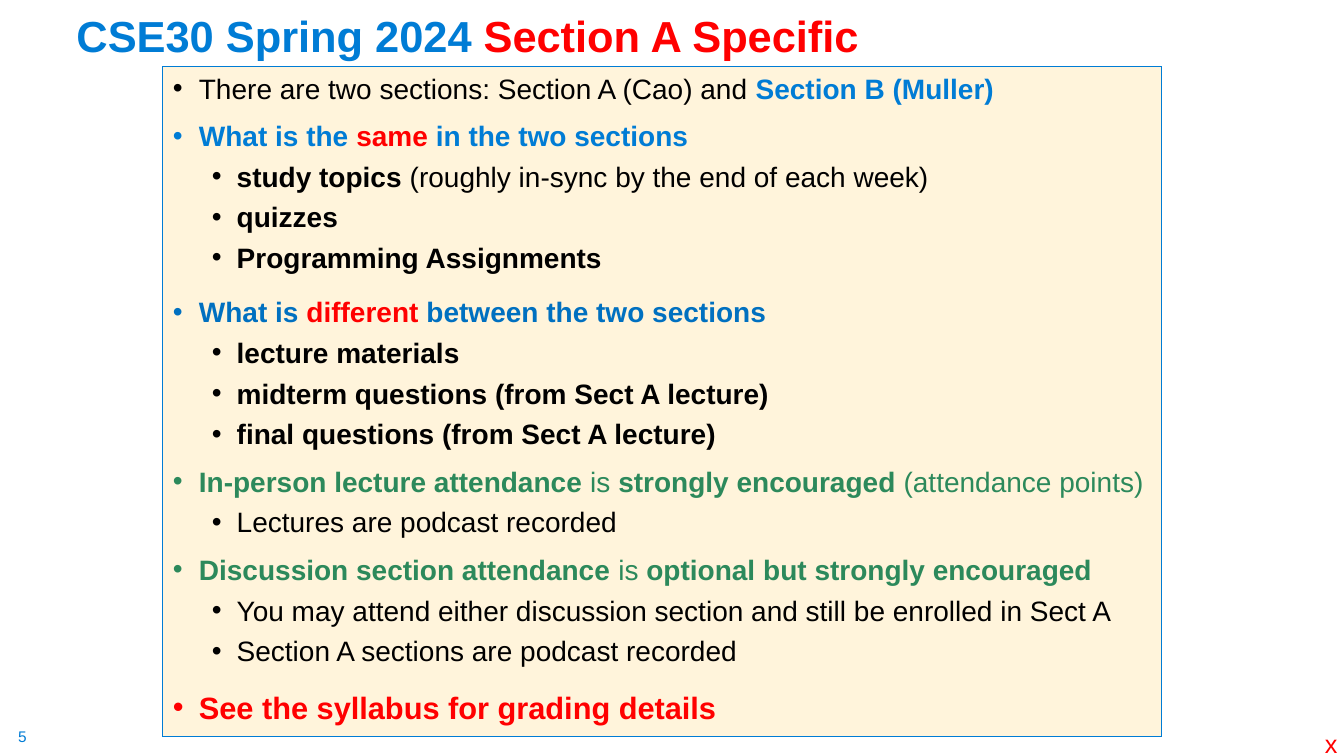
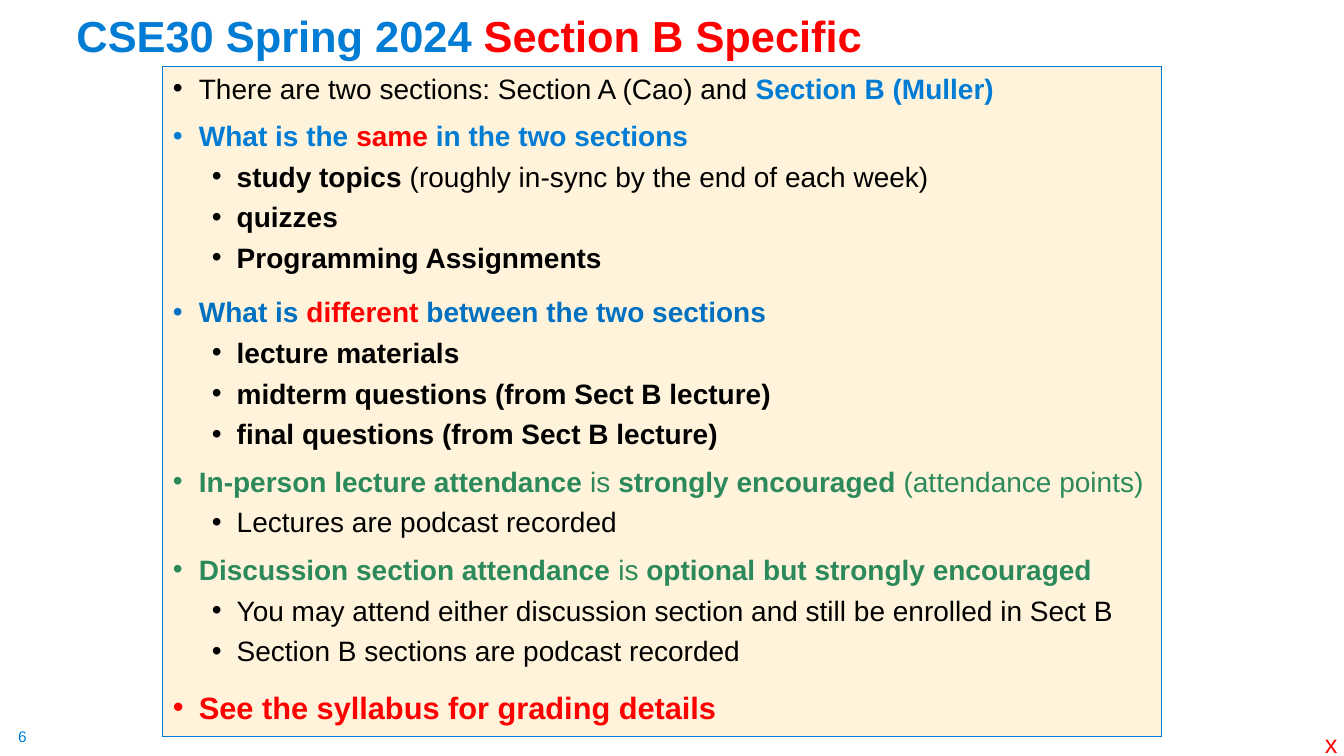
Before and after one commit to cse30-sp24/Cao-slides, a slide deck: slide 6 of 01-C-Part1.pptx (slide 5 before the commit). Drawn at 1344x756 pixels with LibreOffice and Linux fonts; fonts in the diff are those of the drawing. Boxes give left, top, right and bottom in pixels: in the first picture for what was removed or moved away, otherwise in the second. Text is boxed around its words. In the diff, an @@ line names an element or a change of style, - is before the commit and + after.

```diff
--- a/01-C-Part1.pptx
+++ b/01-C-Part1.pptx
@@ title at box(76, 20, 862, 60): text changed @@
-CSE30 Spring 2024 Section A Specific
+CSE30 Spring 2024 Section B Specific
@@ text at box(237, 383, 770, 449): text changed @@
-  • midterm questions (from Sect A lecture)
-  • final questions (from Sect A lecture)
+  • midterm questions (from Sect B lecture)
+  • final questions (from Sect B lecture)
@@ text at box(237, 600, 1113, 666): text changed @@
-  • You may attend either discussion section and still be enrolled in Sect A
-  • Section A sections are podcast recorded
+  • You may attend either discussion section and still be enrolled in Sect B
+  • Section B sections are podcast recorded
@@ page number at box(18, 731, 27, 742): text changed @@
-5
+6
```
Also in this commit, not shown: 33 other slides changed, 4 slides added, 1 slide removed.
